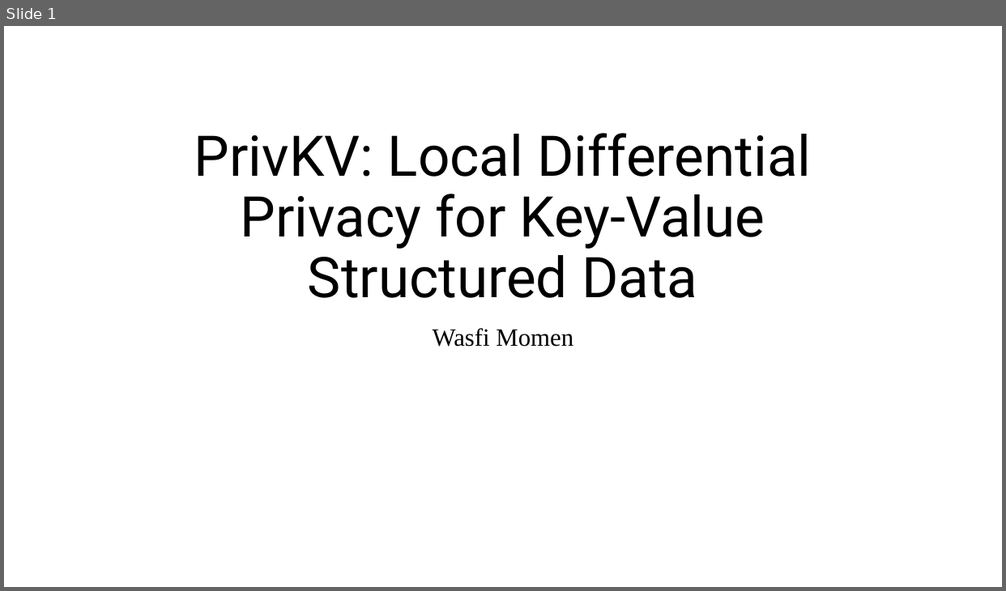
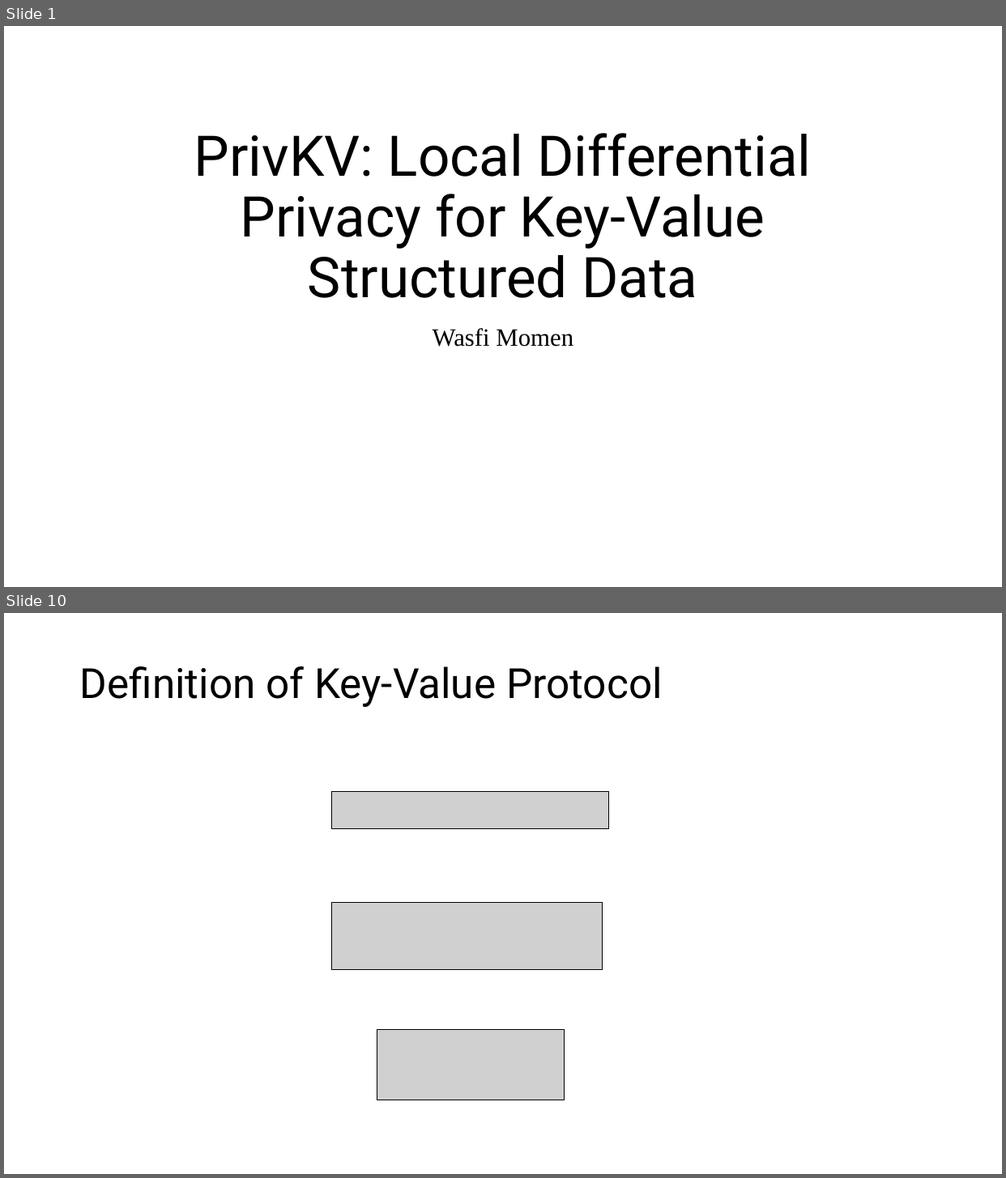
Before and after one commit to CodeFluent/Notes, a slide deck: CS-6223/hw/Grad_Project/Final Documents/PrivKV Differential Privacy for Key Value Structured Data.pptx. Shown one above the other, each under a label of ours: slide 1 before the commit, slides 1 and 10 after it; the slides between them are not shown. The pictures are 1006x591 and 1006x1178 pixels, drawn with LibreOffice and Linux fonts; fonts in the diff are those of the drawing; grey boxes stand for pictures. Boxes give left, top, right and bottom in pixels: in the first picture for what was removed or moved away, otherwise in the second. Text is boxed around its words. In the diff, an @@ line names an element or a change of style, - is before the commit and + after.

```diff
--- a/CS-6223/hw/Grad_Project/Final Documents/PrivKV Differential Privacy for Key Value Structured Data.pptx
+++ b/CS-6223/hw/Grad_Project/Final Documents/PrivKV Differential Privacy for Key Value Structured Data.pptx
@@ slide 10 added at <box>4,613,1002,1174</box>, background #FFFFFF @@
@@ title added at <box>80,666,663,707</box>, 40 pt, text #000000 @@
+Definition of Key-Value Protocol
@@ picture added at <box>332,791,609,828</box> @@
@@ picture added at <box>332,903,602,970</box> @@
@@ picture added at <box>377,1030,564,1101</box> @@
```
Also in this commit, not shown: 8 slides changed, 2 other slides added.
